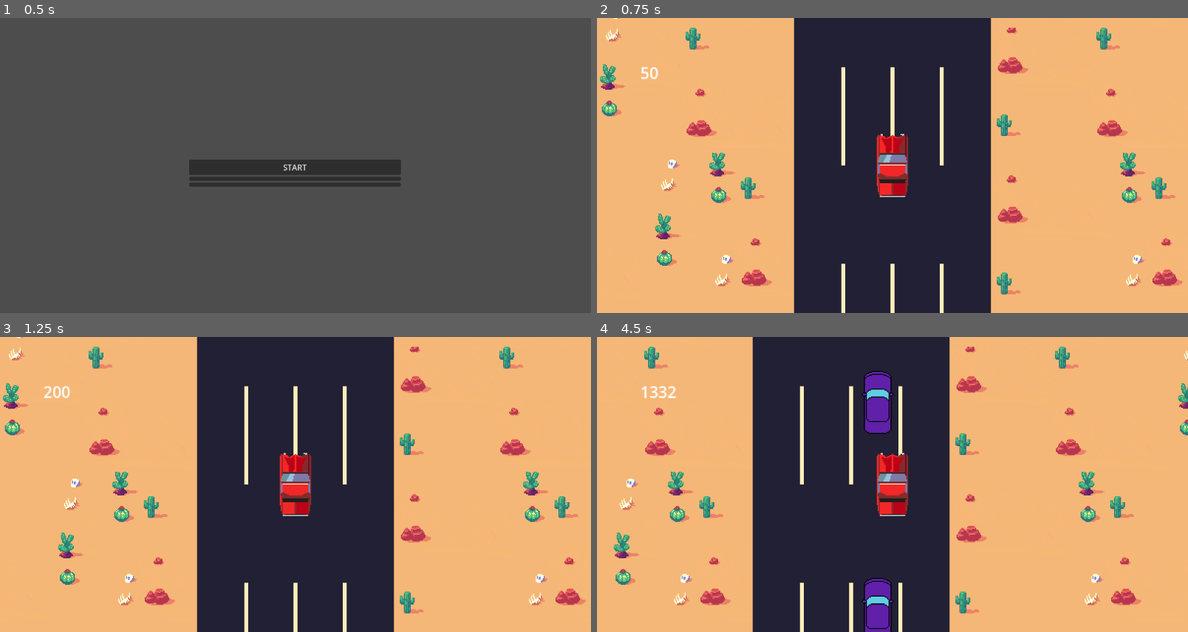
Above: before the commit, frames 1-4 (two rows, left to right).
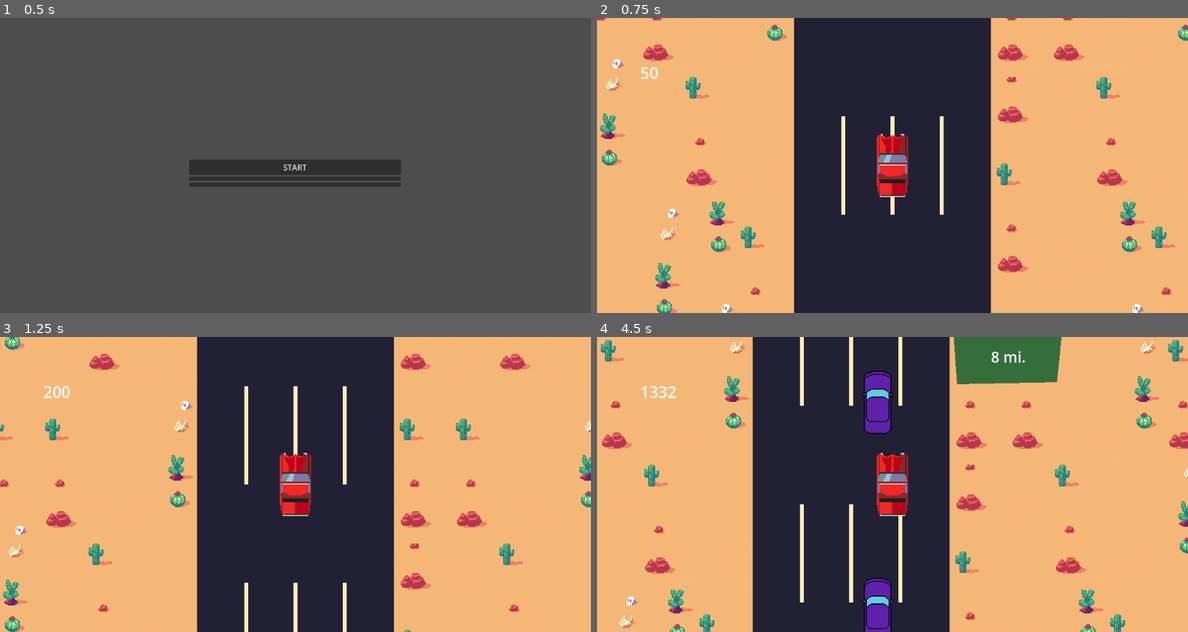
Above: after the commit, the same moments.

Repository: Zeke-D/roadtripping
Game: Godot game, scene res://control.tscn
Two runs of this game, one before a commit and one after it. Both use one fixed random seed, a clock stepped at 60 frames per second and the inputs below.
Inputs:
- Up to frame 1 (0.5 s): no input
- Up to frame 2 (0.75 s): click "START" at 0.5 s
- Up to frame 3 (1.25 s): no input
- Up to frame 4 (4.5 s): hold D (right) 1.28-2.03 s; hold S (down) 2.03-2.78 s; hold D (right) 2.78-3.53 s; hold W (up) 3.53-4.28 s; hold A (left) from 4.28 s (still down)

Frame 1 is identical in both runs. In frame 2, 8.9% of the frame differs, in the area x 0-100%, y 0-100%; in frame 3, 7.3%; in frame 4, 12%.
Error before the commit: Parse Error: Could not resolve class "BackgroundElement". (res://wrapping_background.gd:2)

Commit message:
Making bgs on main

Diff:
--- a/background.tscn
+++ b/background.tscn
@@ -25,7 +25,6 @@
 [node name="Img0104" type="Sprite2D" parent="Grass/Node2D2"]
 z_index = -1
 position = Vector2(-488, 0)
-scale = Vector2(1, 1)
 texture = ExtResource("2_kugdb")
 
 [node name="Img0101" type="Sprite2D" parent="Grass/Node2D2/Img0104"]
@@ -36,7 +35,6 @@
 [node name="Img0102" type="Sprite2D" parent="Grass/Node2D2"]
 z_index = -1
 position = Vector2(-488, -640)
-scale = Vector2(1, 1)
 texture = ExtResource("2_kugdb")
 
 [node name="Img0101" type="Sprite2D" parent="Grass/Node2D2/Img0102"]
@@ -50,7 +48,6 @@
 [node name="Img0104" type="Sprite2D" parent="Grass/Node2D3"]
 z_index = -1
 position = Vector2(-488, 0)
-scale = Vector2(1, 1)
 texture = ExtResource("2_kugdb")
 
 [node name="Img0101" type="Sprite2D" parent="Grass/Node2D3/Img0104"]
@@ -61,7 +58,6 @@
 [node name="Img0102" type="Sprite2D" parent="Grass/Node2D3"]
 z_index = -1
 position = Vector2(-488, -640)
-scale = Vector2(1, 1)
 texture = ExtResource("2_kugdb")
 
 [node name="Img0101" type="Sprite2D" parent="Grass/Node2D3/Img0102"]
@@ -75,7 +71,6 @@
 [node name="Img0104" type="Sprite2D" parent="Grass/Node2D4"]
 z_index = -1
 position = Vector2(-488, 0)
-scale = Vector2(1, 1)
 texture = ExtResource("2_kugdb")
 
 [node name="Img0101" type="Sprite2D" parent="Grass/Node2D4/Img0104"]
@@ -86,7 +81,6 @@
 [node name="Img0102" type="Sprite2D" parent="Grass/Node2D4"]
 z_index = -1
 position = Vector2(-488, -640)
-scale = Vector2(1, 1)
 texture = ExtResource("2_kugdb")
 
 [node name="Img0101" type="Sprite2D" parent="Grass/Node2D4/Img0102"]
@@ -100,7 +94,6 @@
 [node name="Img0104" type="Sprite2D" parent="Grass/Node2D5"]
 z_index = -1
 position = Vector2(-488, 0)
-scale = Vector2(1, 1)
 texture = ExtResource("2_kugdb")
 
 [node name="Img0101" type="Sprite2D" parent="Grass/Node2D5/Img0104"]
@@ -111,7 +104,6 @@
 [node name="Img0102" type="Sprite2D" parent="Grass/Node2D5"]
 z_index = -1
 position = Vector2(-488, -640)
-scale = Vector2(1, 1)
 texture = ExtResource("2_kugdb")
 
 [node name="Img0101" type="Sprite2D" parent="Grass/Node2D5/Img0102"]
@@ -125,7 +117,6 @@
 [node name="Img0104" type="Sprite2D" parent="Grass/Node2D6"]
 z_index = -1
 position = Vector2(-488, 0)
-scale = Vector2(1, 1)
 texture = ExtResource("2_kugdb")
 
 [node name="Img0101" type="Sprite2D" parent="Grass/Node2D6/Img0104"]
@@ -136,7 +127,6 @@
 [node name="Img0102" type="Sprite2D" parent="Grass/Node2D6"]
 z_index = -1
 position = Vector2(-488, -640)
-scale = Vector2(1, 1)
 texture = ExtResource("2_kugdb")
 
 [node name="Img0101" type="Sprite2D" parent="Grass/Node2D6/Img0102"]
@@ -150,7 +140,6 @@
 [node name="Img0104" type="Sprite2D" parent="Grass/Node2D7"]
 z_index = -1
 position = Vector2(-488, 0)
-scale = Vector2(1, 1)
 texture = ExtResource("2_kugdb")
 
 [node name="Img0101" type="Sprite2D" parent="Grass/Node2D7/Img0104"]
@@ -161,7 +150,6 @@
 [node name="Img0102" type="Sprite2D" parent="Grass/Node2D7"]
 z_index = -1
 position = Vector2(-488, -640)
-scale = Vector2(1, 1)
 texture = ExtResource("2_kugdb")
 
 [node name="Img0101" type="Sprite2D" parent="Grass/Node2D7/Img0102"]
@@ -175,7 +163,6 @@
 [node name="Img0104" type="Sprite2D" parent="Grass/Node2D8"]
 z_index = -1
 position = Vector2(-488, 0)
-scale = Vector2(1, 1)
 texture = ExtResource("2_kugdb")
 
 [node name="Img0101" type="Sprite2D" parent="Grass/Node2D8/Img0104"]
@@ -186,7 +173,6 @@
 [node name="Img0102" type="Sprite2D" parent="Grass/Node2D8"]
 z_index = -1
 position = Vector2(-488, -640)
-scale = Vector2(1, 1)
 texture = ExtResource("2_kugdb")
 
 [node name="Img0101" type="Sprite2D" parent="Grass/Node2D8/Img0102"]
@@ -200,7 +186,6 @@
 [node name="Img0104" type="Sprite2D" parent="Grass/Node2D9"]
 z_index = -1
 position = Vector2(-488, 0)
-scale = Vector2(1, 1)
 texture = ExtResource("2_kugdb")
 
 [node name="Img0101" type="Sprite2D" parent="Grass/Node2D9/Img0104"]
@@ -211,7 +196,6 @@
 [node name="Img0102" type="Sprite2D" parent="Grass/Node2D9"]
 z_index = -1
 position = Vector2(-488, -640)
-scale = Vector2(1, 1)
 texture = ExtResource("2_kugdb")
 
 [node name="Img0101" type="Sprite2D" parent="Grass/Node2D9/Img0102"]
--- a/background_element.gd
+++ b/background_element.gd
@@ -13,7 +13,6 @@
 
 func init():
 	player = get_tree().current_scene.find_child('Car')
-	INITIAL_OFFSET = position.y
 
 func next_position(delta):
 	return self.position.y + player.player_vertical_speed
Not shown: 1 places in background.tscn that only renumber resources
Not shown: 1 places in highway_sign.tscn that only renumber resources
